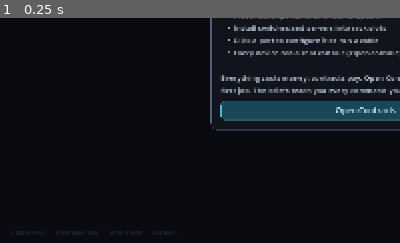
Above: before the commit, frame 1.
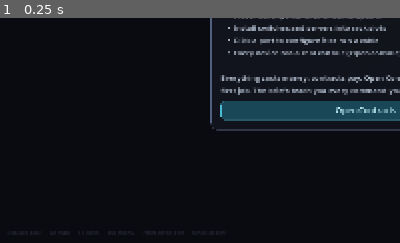
Above: after the commit, the same moment.

Repository: alukacs03/packet-empire
Game: Godot game, scene res://scenes/main.tscn
Two runs of this game, one before a commit and one after it. Both use one fixed random seed, a clock stepped at 60 frames per second and the inputs below.
Inputs:
- Up to frame 1 (0.25 s): no input
The pictures show only the part of the screen within x 4-54%, y 50-100%; the shares and areas given below are measured in that part.

The runs differ from the first frame. In frame 1, less than 0.1% of the frame differs, in the area x 3-38%, y 94-96%.

Commit message:
Deal cancellation pressure, three drill scenarios, F1 key help
Undelivered deals now escalate: a warning at three missed cycles, and
at five the customer cancels and takes a reputation hit with it, so
accepting work you cannot deliver costs something. Incident drills pick
from three generated topologies (flat LAN plus routed subnet, VLAN
tenants over a trunk, routed core with two routers), each named in the
banner, with the fault pool derived from whatever roles the scenario
publishes; every scenario is tested solvable across six seeds. F1 opens
a keyboard and mouse reference. 195 checks.

Closes #68, Closes #69, Closes #70

Co-Authored-By: Claude Fable 5 <noreply@anthropic.com>
Claude-Session: https://claude.ai/code/session_01EKD4BHa7oP7MbaV92exfB1

Diff:
--- a/scripts/drill.gd
+++ b/scripts/drill.gd
@@ -11,17 +11,97 @@
 static var _cast := {}  # role -> device/iface built by _build
 static var targets: Array = []  # [[ip_a, ip_b], ...] pairs that must ping
 
+static var scenario := ""
+
 static func start(n_breaks := 3, rng_seed := -1) -> void:
 	_snap = Game.snapshot()
 	Game.drill_active = true
 	Game.racks = []
 	Game.links = []
-	_build()
+	var rng := RandomNumberGenerator.new()
+	if rng_seed >= 0:
+		rng.seed = rng_seed
+	else:
+		rng.randomize()
+	match rng.randi() % 3:
+		0:
+			_build()
+		1:
+			_build_tenants()
+		_:
+			_build_core()
 	_break(n_breaks, rng_seed)
 	Game.topology_changed.emit()
 
+static func _build_tenants() -> void:
+	## two tenants in VLANs 10/20 stretched over a trunk between two switches
+	scenario = "Two tenants, two switches: VLAN 10 must span the trunk."
+	var r1 := Game.add_rack(Vector2i(0, 0))
+	var r2 := Game.add_rack(Vector2i(1, 0))
+	var sw1 := Game.new_device("sw-8")
+	var sw2 := Game.new_device("sw-8")
+	var a := Game.new_device("srv-1")
+	var b := Game.new_device("srv-1")
+	var beta := Game.new_device("srv-1")
+	r1.slots[0] = sw1
+	r1.slots[1] = a
+	r2.slots[0] = sw2
+	r2.slots[1] = b
+	r2.slots[2] = beta
+	Game.connect_ifaces(a.ifaces[0], sw1.ifaces[0])
+	Game.connect_ifaces(b.ifaces[0], sw2.ifaces[0])
+	Game.connect_ifaces(beta.ifaces[0], sw2.ifaces[1])
+	Game.connect_ifaces(sw1.ifaces[3], sw2.ifaces[3])
+	for sw in [sw1, sw2]:
+		Game.add_vlan(sw, 10, "alfa")
+		Game.add_vlan(sw, 20, "beta")
+		sw.ifaces[3].mode = "trunk"
+	sw1.ifaces[0].untagged_vlan = 10
+	sw2.ifaces[0].untagged_vlan = 10
+	sw2.ifaces[1].untagged_vlan = 20
+	Game.add_ip(a.ifaces[0], "10.71.0.10/24")
+	Game.add_ip(b.ifaces[0], "10.71.0.20/24")
+	Game.add_ip(beta.ifaces[0], "10.71.0.30/24")
+	targets = [["10.71.0.10", "10.71.0.20"]]
+	_cast = {"sw1": sw1, "sw2": sw2, "a": a, "b": b,
+		"trunk": sw1.ifaces[3], "access_a": sw1.ifaces[0], "access_vlan": 10}
+
+static func _build_core() -> void:
+	## three subnets behind two routers joined by a transit link
+	scenario = "Routed core: three subnets, two routers, static routes."
+	var r1 := Game.add_rack(Vector2i(0, 0))
+	var r2 := Game.add_rack(Vector2i(1, 0))
+	var rt1 := Game.new_device("rtr-lite")
+	var rt2 := Game.new_device("rtr-lite")
+	var sw1 := Game.new_device("sw-8")
+	var a := Game.new_device("srv-1")
+	var b := Game.new_device("srv-1")
+	r1.slots[0] = rt1
+	r1.slots[1] = sw1
+	r1.slots[2] = a
+	r2.slots[0] = rt2
+	r2.slots[1] = b
+	Game.connect_ifaces(a.ifaces[0], sw1.ifaces[0])
+	Game.connect_ifaces(rt1.ifaces[0], sw1.ifaces[1])
+	Game.connect_ifaces(rt1.ifaces[1], rt2.ifaces[1])
+	Game.connect_ifaces(b.ifaces[0], rt2.ifaces[0])
+	Game.add_ip(a.ifaces[0], "10.72.1.10/24")
+	Game.add_ip(rt1.ifaces[0], "10.72.1.1/24")
+	Game.add_ip(rt1.ifaces[1], "10.72.9.1/30")
+	Game.add_ip(rt2.ifaces[1], "10.72.9.2/30")
+	Game.add_ip(rt2.ifaces[0], "10.72.2.1/24")
+	Game.add_ip(b.ifaces[0], "10.72.2.10/24")
+	Game.add_static_route(a, "0.0.0.0", 0, "10.72.1.1")
+	Game.add_static_route(b, "0.0.0.0", 0, "10.72.2.1")
+	Game.add_static_route(rt1, "10.72.2.0", 24, "10.72.9.2")
+	Game.add_static_route(rt2, "10.72.1.0", 24, "10.72.9.1")
+	targets = [["10.72.1.10", "10.72.2.10"]]
+	_cast = {"sw1": sw1, "a": a, "b": b, "rtr": rt1, "rtr2": rt2,
+		"access_a": sw1.ifaces[0], "route_dev": rt1}
+
 static func _build() -> void:
 	## two switched segments joined by a trunk, plus a routed second subnet
+	scenario = "Flat LAN plus a routed subnet behind the gateway."
 	var r1 := Game.add_rack(Vector2i(0, 0))
 	var r2 := Game.add_rack(Vector2i(1, 0))
 	var sw1 := Game.new_device("sw-8")
@@ -74,30 +154,37 @@
 		func() -> void:
 			port.enabled = false
 			_undo.append(func() -> void: port.enabled = true)])
-	var vict_sw: Net.NDevice = _cast["sw1"]
-	var acc: Net.Iface = _cast["access_a"]
-	pool.append(["%s %s was moved to a wrong VLAN" % [vict_sw.name, acc.name],
-		func() -> void:
-			Game.add_vlan(vict_sw, 99, "wrong")
-			acc.untagged_vlan = 99
-			_undo.append(func() -> void: acc.untagged_vlan = 1)])
-	var gw_srv: Net.NDevice = _cast["b"]
-	pool.append(["%s lost its default route" % gw_srv.name,
-		func() -> void:
-			var old: Array = gw_srv.static_routes.duplicate(true)
-			gw_srv.static_routes = []
-			_undo.append(func() -> void: gw_srv.static_routes = old)])
-	var trunk_if: Net.Iface = _cast["trunk"]
-	pool.append(["the inter-switch trunk was pruned to the wrong VLAN list",
-		func() -> void:
-			trunk_if.tagged_vlans = [42]
-			_undo.append(func() -> void: trunk_if.tagged_vlans = [])])
-	var ip_srv: Net.NDevice = _cast["a"]
-	pool.append(["%s was readdressed into the wrong subnet" % ip_srv.name,
-		func() -> void:
-			var old_ips: Array = ip_srv.ifaces[0].ips.duplicate()
-			ip_srv.ifaces[0].ips = ["10.77.1.10/24"]
-			_undo.append(func() -> void: ip_srv.ifaces[0].ips = old_ips)])
+	if _cast.has("sw1") and _cast.has("access_a"):
+		var vict_sw: Net.NDevice = _cast["sw1"]
+		var acc: Net.Iface = _cast["access_a"]
+		var good_vlan: int = int(_cast.get("access_vlan", 1))
+		pool.append(["%s %s was moved to a wrong VLAN" % [vict_sw.name, acc.name],
+			func() -> void:
+				Game.add_vlan(vict_sw, 99, "wrong")
+				acc.untagged_vlan = 99
+				_undo.append(func() -> void: acc.untagged_vlan = good_vlan)])
+	for role in ["b", "route_dev"]:
+		if _cast.has(role):
+			var gw_srv: Net.NDevice = _cast[role]
+			if not gw_srv.static_routes.is_empty():
+				pool.append(["%s lost a route it needs" % gw_srv.name,
+					func() -> void:
+						var old: Array = gw_srv.static_routes.duplicate(true)
+						gw_srv.static_routes = []
+						_undo.append(func() -> void: gw_srv.static_routes = old)])
+	if _cast.has("trunk"):
+		var trunk_if: Net.Iface = _cast["trunk"]
+		pool.append(["the inter-switch trunk was pruned to the wrong VLAN list",
+			func() -> void:
+				trunk_if.tagged_vlans = [42]
+				_undo.append(func() -> void: trunk_if.tagged_vlans = [])])
+	if _cast.has("a"):
+		var ip_srv: Net.NDevice = _cast["a"]
+		pool.append(["%s was readdressed into the wrong subnet" % ip_srv.name,
+			func() -> void:
+				var old_ips: Array = ip_srv.ifaces[0].ips.duplicate()
+				ip_srv.ifaces[0].ips = ["10.77.1.10/24"]
+				_undo.append(func() -> void: ip_srv.ifaces[0].ips = old_ips)])
 	# apply n distinct faults
 	var order := range(pool.size())
 	for i in order.size():
--- a/scripts/game.gd
+++ b/scripts/game.gd
@@ -324,11 +324,22 @@
 			for l in used:
 				link_load[l] = link_load.get(l, 0) + int(deal.get("load", 200))
 	last_link_load = link_load
-	for deal in deals:
+	for deal in deals.duplicate():
 		if not deal["healthy"]:
 			reputation = maxi(0, reputation - 3)
 			deal["degraded"] = false
+			deal["missed"] = int(deal.get("missed", 0)) + 1
+			var missed: int = deal["missed"]
+			if missed == 3:
+				log_event("%s is losing patience: deliver their service or they walk in 2 cycles."
+					% deal["customer"])
+			elif missed >= 5:
+				deals.erase(deal)
+				reputation = maxi(0, reputation - 10)
+				log_event("CANCELLED: %s gave up waiting and took their business elsewhere."
+					% deal["customer"])
 			continue
+		deal["missed"] = 0
 		var congested := false
 		for l in deal_links.get(deal["id"], []):
 			if link_load[l] > link_capacity(l):
--- a/scripts/test_sim.gd
+++ b/scripts/test_sim.gd
@@ -50,6 +50,8 @@
 	ui.close_contracts()
 	ui.toggle_map()
 	ui.toggle_map()
+	ui.toggle_help()
+	ui.toggle_help()
 	ui.open_pedia()
 	ui.pedia_overlay.visible = false
 	ui.toggle_menu()
@@ -812,11 +814,27 @@
 	check(Game.try_complete_contract(_contract("bandwidth_crunch")), "capacity: bandwidth-crunch contract verifies")
 	Game.deals.erase(cap_deal)
 
+	# --- undelivered deals cancel ---
+	var ghost := {"id": "ghost", "customer": "NoShow Kft", "kind": "hosting",
+		"params": {"ip": "10.222.222.10"}, "fee": 50, "brief": "", "load": 100, "healthy": false}
+	Game.deals.append(ghost)
+	for i in 4:
+		Game.sla_tick()
+	check(ghost in Game.deals and int(ghost["missed"]) == 4, "deal: undelivered deal accrues missed cycles")
+	Game.sla_tick()
+	check(not (ghost in Game.deals), "deal: five undelivered cycles cancels the deal")
+	var cancelled := false
+	for ev in Game.events:
+		if "CANCELLED" in ev:
+			cancelled = true
+	check(cancelled, "deal: cancellation is logged")
+
 	# --- incident drills ---
 	var pre_devs := Game.all_devices().size()
 	var pre_money := Game.money
 	Drill.start(3, 42)
-	check(Game.drill_active and Drill.faults.size() == 3, "drill: starts with three hidden faults")
+	check(Game.drill_active and Drill.faults.size() >= 2, "drill: starts with hidden faults")
+	check(Drill.scenario != "" and not Drill.targets.is_empty(), "drill: scenario named with targets")
 	check(not Drill.solved(), "drill: the generated network is actually broken")
 	var pre_cycle := Game.cycle
 	Game.sla_tick()
@@ -824,10 +842,16 @@
 	Drill.cheat_fix()
 	check(Drill.solved(), "drill: reverting the faults restores all pings")
 	var revealed: Array = Drill.finish(true)
-	check(not Game.drill_active and revealed.size() == 3, "drill: finish reveals the fault list")
+	check(not Game.drill_active and revealed.size() >= 2, "drill: finish reveals the fault list")
 	check(Game.all_devices().size() == pre_devs, "drill: the real datacenter came back intact")
 	check(Game.money == pre_money + Drill.REWARD, "drill: passing pays the bonus")
 	check(Drill.finish(false).is_empty(), "drill: finishing with no drill running is a no-op")
+	for sc_seed in [1, 2, 3, 4, 5, 6]:  # every scenario must be solvable from its faults
+		Drill.start(3, sc_seed)
+		Drill.cheat_fix()
+		var ok_sc: bool = Drill.solved()
+		Drill.finish(false)
+		check(ok_sc, "drill: scenario (seed %d) is solvable after reverting faults" % sc_seed)
 	Drill.start(2, 7)
 	var during := Game.all_devices().size()
 	Drill.finish(false)  # the quit path: abandon restores before saving
--- a/scripts/ui.gd
+++ b/scripts/ui.gd
@@ -52,6 +52,7 @@
 var if_cable_btn: Button
 var if_peer_btn: Button
 
+var help_overlay: Control
 var pedia_overlay: Control
 var pedia_body: RichTextLabel
 var menu_overlay: Control
@@ -93,6 +94,7 @@
 	_build_welcome()
 	_build_map()
 	_build_menu()
+	_build_help()
 	_build_pedia()
 	_build_tutorial()
 	Game.topology_changed.connect(_refresh_tutorial)
@@ -170,7 +172,7 @@
 func is_open() -> bool:
 	return rack_overlay.visible or dev_overlay.visible or if_overlay.visible \
 		or contracts_overlay.visible or welcome_overlay.visible or map_overlay.visible \
-		or menu_overlay.visible or pedia_overlay.visible
+		or menu_overlay.visible or pedia_overlay.visible or help_overlay.visible
 
 # ---------- theme / widget helpers ----------
 
@@ -347,6 +349,7 @@
 	var hint := _label("Q select   ·   R place rack   ·   right-drag pan   ·   scroll zoom   ·   Esc back", 12, Color(0.45, 0.5, 0.62))
 	hint.set_anchors_preset(Control.PRESET_BOTTOM_LEFT)
 	hint.position = Vector2(20, -30)
+	hint.text = "Q select  ·  R place rack  ·  M map  ·  F1 keys  ·  Esc menu  ·  right-drag pan  ·  scroll zoom"
 	hint.theme = theme_res
 	add_child(hint)
 
@@ -888,6 +891,52 @@
 func open_pedia() -> void:
 	_show_overlay(pedia_overlay)
 
+# ---------- keyboard help ----------
+
+func _build_help() -> void:
+	help_overlay = _overlay()
+	var v := _card(help_overlay, 620)
+	var t := _header(v, func() -> void: help_overlay.visible = false)
+	t.text = "Keys and controls"
+	var rows := [
+		["FLOOR", ""],
+		["Q / R", "select mode / place-rack mode"],
+		["M", "logical topology map"],
+		["F1", "this help"],
+		["Esc", "system menu (save, new game, incident drill, quit)"],
+		["right / middle drag", "pan the floor"],
+		["scroll wheel", "zoom toward the cursor"],
+		["VIEWS", ""],
+		["click rack", "open the rack cabinet"],
+		["click device", "open its front panel"],
+		["click port", "interface editor (addresses, VLAN, cabling)"],
+		["Esc", "back one level"],
+		["CONSOLE", ""],
+		["Tab", "complete the command or list candidates"],
+		["?", "show what is possible at this point"],
+		["Up / Down", "command history"],
+		["clear", "wipe the screen"],
+		["ssh <ip>", "jump into another device's CLI (exit returns)"],
+		["Esc", "close the console"],
+	]
+	for row in rows:
+		if row[1] == "":
+			v.add_child(_section(row[0]))
+			continue
+		var h := HBoxContainer.new()
+		var k := _label(row[0], 14, Color(0.6, 0.9, 1.0))
+		k.add_theme_font_override("font", mono)
+		k.custom_minimum_size = Vector2(180, 0)
+		h.add_child(k)
+		h.add_child(_label(row[1], 14, Color(0.78, 0.82, 0.9)))
+		v.add_child(h)
+
+func toggle_help() -> void:
+	if help_overlay.visible:
+		help_overlay.visible = false
+	else:
+		_show_overlay(help_overlay)
+
 # ---------- system menu ----------
 
 func _build_menu() -> void:
@@ -957,6 +1006,7 @@
 	for c in drill_box.get_children():
 		c.queue_free()
 	drill_box.add_child(_label("🚨 INCIDENT DRILL: this is NOT your datacenter", 15, Color(1.0, 0.7, 0.6)))
+	drill_box.add_child(_label(Drill.scenario, 13, Color(0.9, 0.85, 0.8)))
 	drill_box.add_child(_label("Something is broken. Restore connectivity between:", 13, Color(0.85, 0.8, 0.78)))
 	for pair in Drill.targets:
 		var a := Sim._ip_owner(pair[0])
@@ -1249,6 +1299,9 @@
 				spec_bits.append("%s: %s" % [k, str(deal["params"][k])])
 			if not spec_bits.is_empty():
 				detail += "   [" + ", ".join(PackedStringArray(spec_bits)) + "]"
+			var missed_n: int = int(deal.get("missed", 0))
+			if missed_n >= 3:
+				detail += "   ⚠ undelivered %d cycles: they walk at 5" % missed_n
 			if detail != "":
 				var dl := _label("      " + detail, 12,
 					Color(0.6, 0.66, 0.76) if ok else Color(0.8, 0.68, 0.6))
@@ -1452,6 +1505,8 @@
 				close_dev()
 				if cur_rack:
 					_show_overlay(rack_overlay)
+		elif help_overlay.visible:
+			help_overlay.visible = false
 		elif pedia_overlay.visible:
 			pedia_overlay.visible = false
 		elif menu_overlay.visible:
--- a/scripts/world.gd
+++ b/scripts/world.gd
@@ -71,6 +71,8 @@
 				mode = Mode.PLACE_RACK
 			KEY_M:
 				ui.toggle_map()
+			KEY_F1:
+				ui.toggle_help()
 			KEY_ESCAPE:
 				mode = Mode.SELECT
 	elif e is InputEventMouseButton and e.pressed and e.button_index == MOUSE_BUTTON_LEFT:
